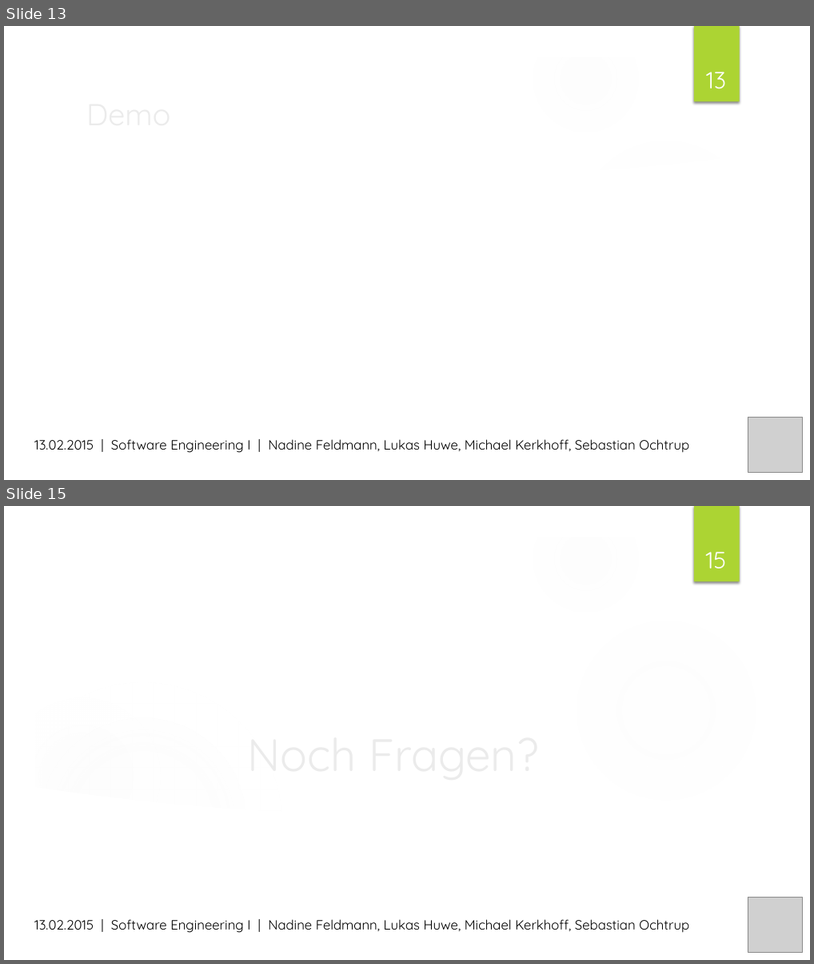
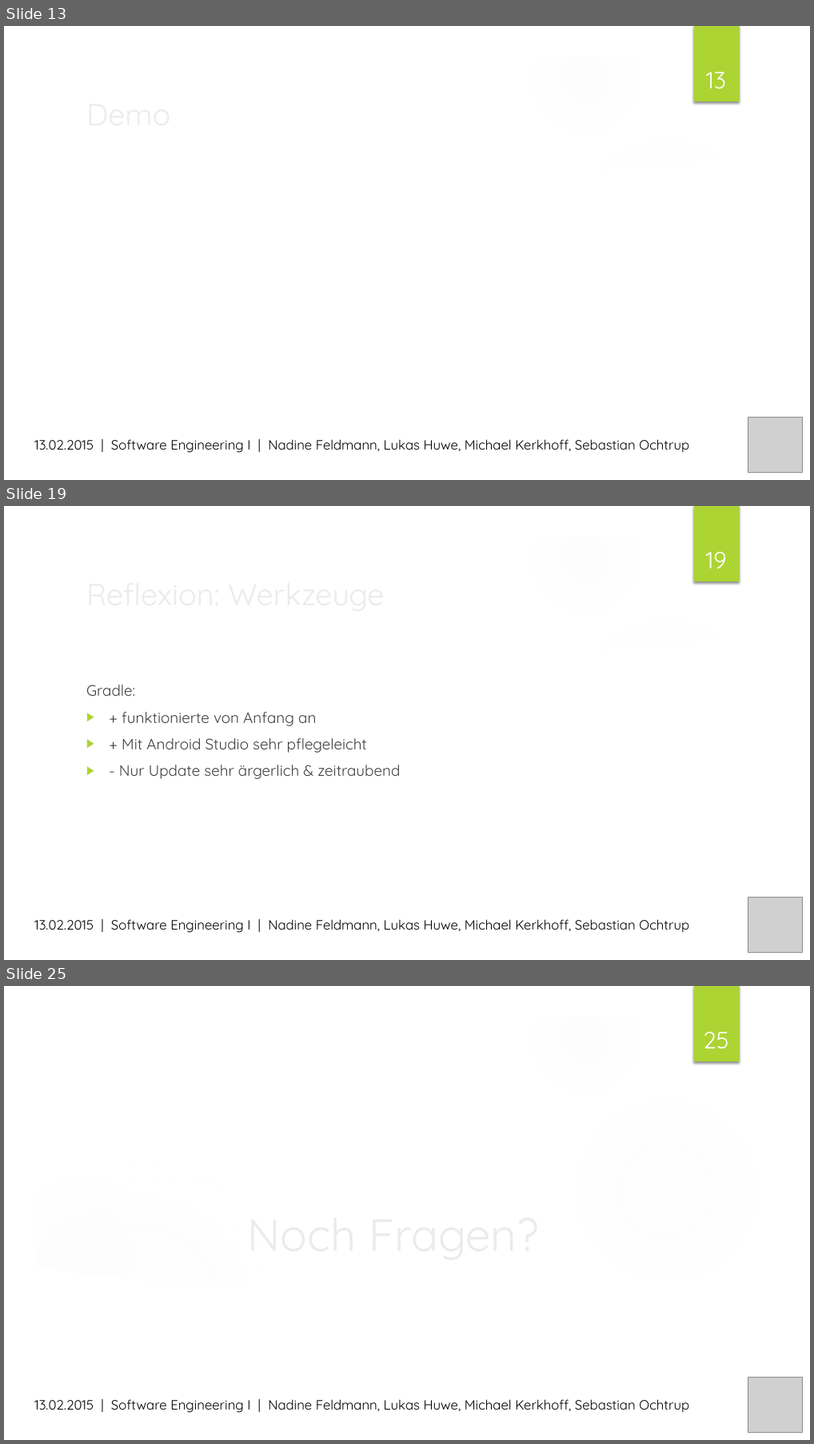
Before and after one commit to MrXXX92/pwsafe, a slide deck: Dokumentation/PWSafe Präsentation.pptx. Shown one above the other, each under a label of ours: slides 13 and 15 before the commit, slides 13, 19 and 25 after it; the slides between them are not shown. The pictures are 814x964 and 814x1444 pixels, drawn with LibreOffice and Linux fonts; fonts in the diff are those of the drawing; grey boxes stand for pictures; background and template pictures are left out. Boxes give left, top, right and bottom in pixels: in the first picture for what was removed or moved away, otherwise in the second. Text is boxed around its words. In the diff, an @@ line names an element or a change of style, - is before the commit and + after.

```diff
--- a/Dokumentation/PWSafe Präsentation.pptx
+++ b/Dokumentation/PWSafe Präsentation.pptx
@@ slide 19 added at (x1=4, y1=506, x2=810, y2=960), background picture (left out); not listed: 9 template elements that a slide beside it also shows @@
@@ page number added at (x1=706, y1=552, x2=727, y2=568), 28 pt, text #FFFFFF @@
+19
@@ title added at (x1=80, y1=570, x2=660, y2=616), 36 pt, text #EBEBEB @@
+Reflexion: Werkzeuge
@@ text added at (x1=86, y1=684, x2=400, y2=779), 18 pt, text #404040 @@
+Gradle:
+▶ + funktionierte von Anfang an
+▶ + Mit Android Studio sehr pflegeleicht
+▶ - Nur Update sehr ärgerlich & zeitraubend
@@ picture added at (x1=748, y1=896, x2=802, y2=952) @@
@@ text added at (x1=34, y1=919, x2=690, y2=932), 16 pt, text #000000 @@
+13.02.2015 | Software Engineering I | Nadine Feldmann, Lukas Huwe, Michael Kerkhoff, Sebastian Ochtrup
@@ what was slide 15 is now slide 25 @@
@@ page number at (x1=703, y1=1032, x2=730, y2=1048): text changed @@
-15
+25
```
Also in this commit, not shown: 1 slide changed, 9 other slides added.
